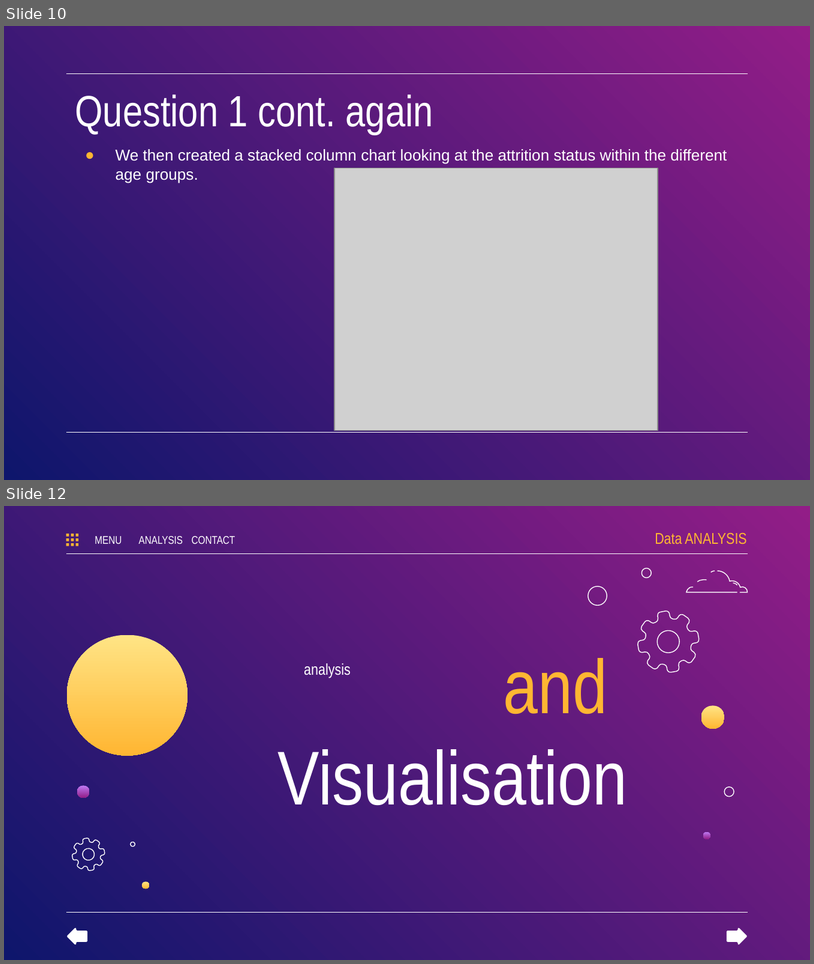
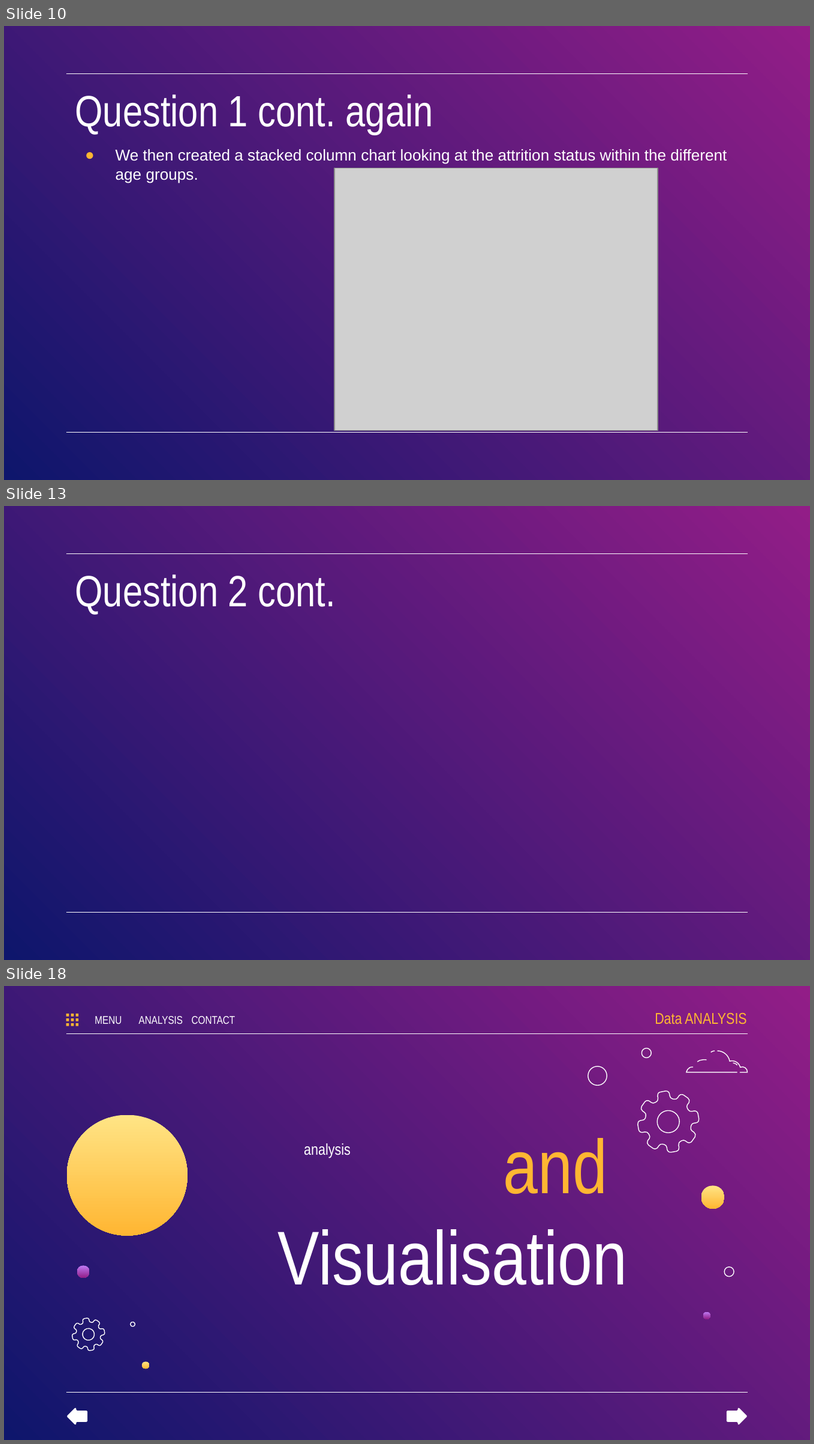
Before and after one commit to Emziicles/Project1-CreditCard, a slide deck: PresentationFile/Project Slides - v2.pptx. Shown one above the other, each under a label of ours: slides 10 and 12 before the commit, slides 10, 13 and 18 after it; the slides between them are not shown. The pictures are 814x964 and 814x1444 pixels, drawn with LibreOffice and Linux fonts; fonts in the diff are those of the drawing; grey boxes stand for pictures. Boxes give left, top, right and bottom in pixels: in the first picture for what was removed or moved away, otherwise in the second. Text is boxed around its words. In the diff, an @@ line names an element or a change of style, - is before the commit and + after.

```diff
--- a/PresentationFile/Project Slides - v2.pptx
+++ b/PresentationFile/Project Slides - v2.pptx
@@ slide 13 added at box(4, 506, 810, 960), background gradient #921D87 to #0E166C; not listed: 2 template elements that a slide beside it also shows @@
@@ title added at box(75, 574, 336, 615), 39 pt, text #FFFFFF @@
+Question 2 cont.
@@ what was slide 12 is now slide 18 @@
```
Also in this commit, not shown: 1 slide changed, 5 other slides added.
